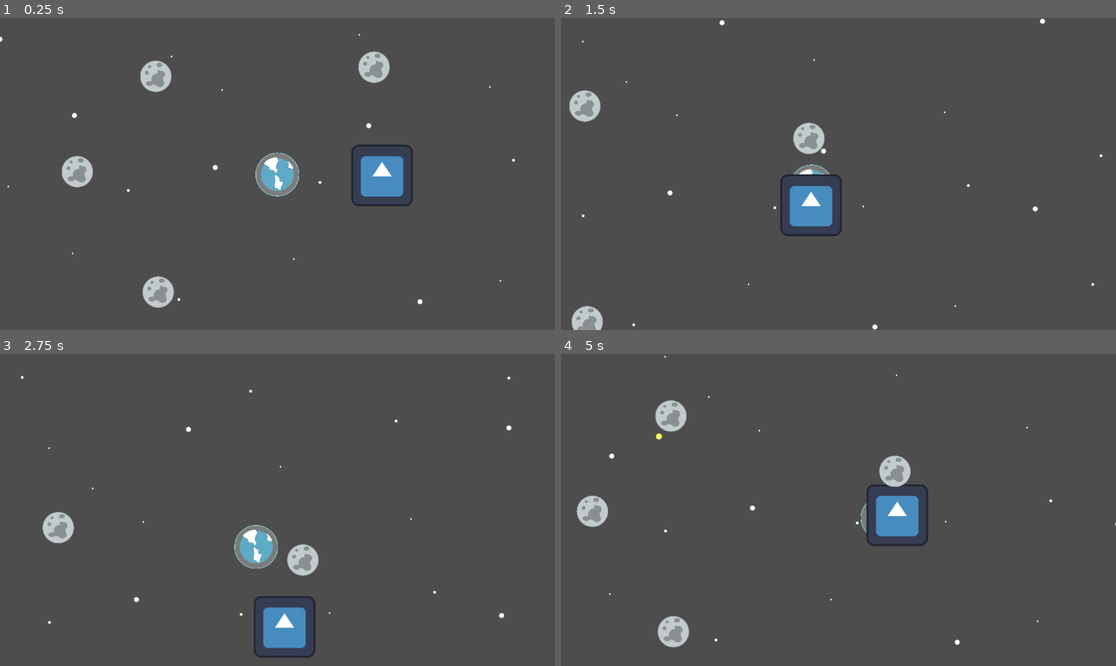
Above: before the commit, frames 1-4 (two rows, left to right).
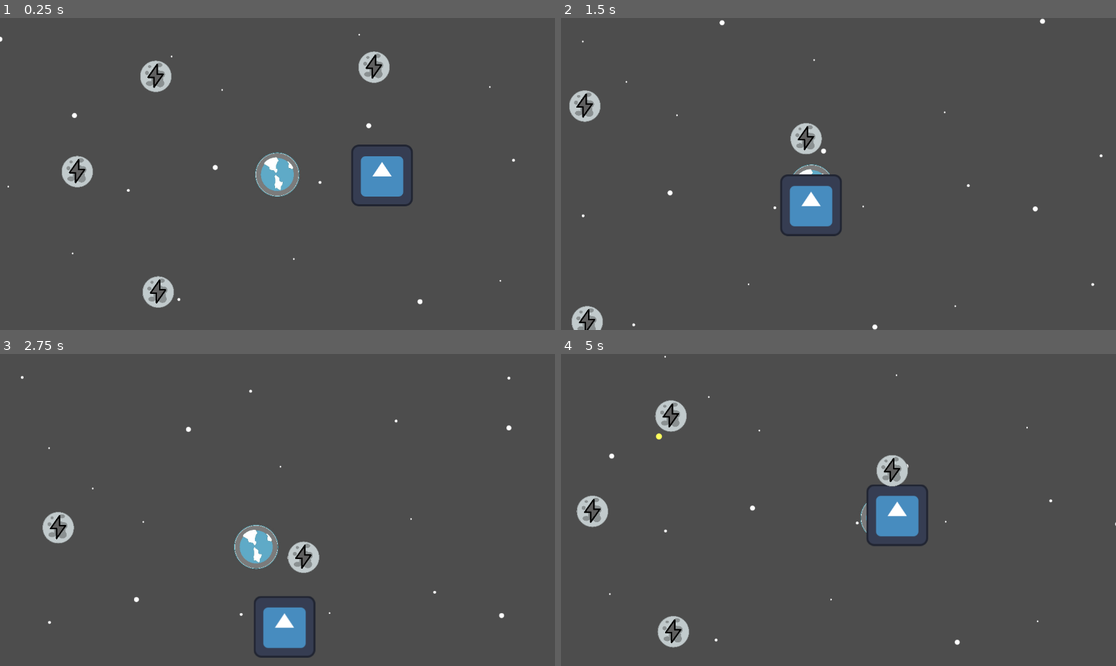
Above: after the commit, the same moments.

Repository: newohrim/planet-cycle-2d
Game: Godot game, scene res://scenes/levels/main.tscn
Two runs of this game, one before a commit and one after it. Both use one fixed random seed, a clock stepped at 60 frames per second and the inputs below. The engine's default icon, where the game draws it, is replaced by a stand-in: a white triangle on a blue panel in a dark square.
Inputs (mouse positions are in pixels of both pictures, inside the frame that each line leads up to):
- Up to frame 1 (0.25 s): no input
- Up to frame 2 (1.5 s): tap Enter at 0.5 s; move the mouse to (960, 158) at 0.52 s; move the mouse to (727, 189) at 1.27 s
- Up to frame 3 (2.75 s): move the mouse to (333, 441) at 2.02 s
- Up to frame 4 (5 s): move the mouse to (810, 572) at 2.77 s; move the mouse to (1005, 556) at 3.52 s; move the mouse to (672, 463) at 4.27 s

The runs differ from the first frame. In frame 1, 0.4% of the frame differs, in the area x 12-69%, y 11-92%; in frame 2, 0.5%; in frame 3, 0.4%; in frame 4, 0.6%, in the area x 4-64%, y 15-93%.

Commit message:
added power counter to moon, merged orbitable area into orbit move component

Diff:
--- a/scenes/entities/moon.tscn
+++ b/scenes/entities/moon.tscn
@@ -1,26 +1,49 @@
-[gd_scene load_steps=6 format=3 uid="uid://66qjc3bhf4h5"]
+[gd_scene load_steps=7 format=3 uid="uid://66qjc3bhf4h5"]
 
-[ext_resource type="Script" uid="uid://b067wr52gh0pn" path="res://scripts/nodes/orbitable_area_2d.gd" id="1_arc8c"]
 [ext_resource type="Texture2D" uid="uid://uq0m5yq34qv2" path="res://assets/sprites/moons/Moon1.png" id="1_slxk6"]
 [ext_resource type="Script" uid="uid://yn0xi8afng5w" path="res://scripts/components/orbit_move_component.gd" id="2_slxk6"]
+[ext_resource type="Texture2D" uid="uid://dthh6jd5065r7" path="res://assets/sprites/ui/bonusCounter.png" id="3_eqogm"]
+[ext_resource type="Texture2D" uid="uid://bi4fuaxag0pv0" path="res://assets/sprites/ui/bonusCounterMask.png" id="4_q645q"]
 [ext_resource type="Script" uid="uid://bcw0wxwfbp4eq" path="res://scripts/components/destroy_when_far_away.gd" id="4_upsjo"]
 
 [sub_resource type="CircleShape2D" id="CircleShape2D_b0kkn"]
 radius = 34.222378
 
-[node name="Moon" type="Area2D" node_paths=PackedStringArray("move_component") groups=["orbitable"]]
-collision_layer = 4
-collision_mask = 2
-script = ExtResource("1_arc8c")
-move_component = NodePath("MoveComponent")
-metadata/_custom_type_script = "uid://b067wr52gh0pn"
+[node name="Moon" type="Node2D"]
 
 [node name="PlanetSprite" type="Sprite2D" parent="."]
 scale = Vector2(0.13, 0.13)
 texture = ExtResource("1_slxk6")
 
-[node name="PlanetShape2D" type="CollisionShape2D" parent="."]
+[node name="PowerCounterNode" type="Node2D" parent="."]
+scale = Vector2(0.08, 0.08)
+
+[node name="PowerCounterBar" type="TextureProgressBar" parent="PowerCounterNode"]
+anchors_preset = 8
+anchor_left = 0.5
+anchor_top = 0.5
+anchor_right = 0.5
+anchor_bottom = 0.5
+offset_left = -313.0
+offset_top = -313.0
+offset_right = 313.0
+offset_bottom = 313.0
+grow_horizontal = 2
+grow_vertical = 2
+size_flags_horizontal = 4
+size_flags_vertical = 4
+fill_mode = 3
+texture_under = ExtResource("3_eqogm")
+texture_progress = ExtResource("4_q645q")
+tint_progress = Color(1, 1, 0.21568628, 1)
+
+[node name="MoonArea" type="Area2D" parent="." groups=["orbitable"]]
+collision_layer = 4
+collision_mask = 10
+
+[node name="MoonShape" type="CollisionShape2D" parent="MoonArea"]
 position = Vector2(0, 1.105)
+scale = Vector2(1.035, 1.035)
 shape = SubResource("CircleShape2D_b0kkn")
 
 [node name="MoveComponent" type="Node" parent="."]
@@ -29,3 +52,5 @@
 
 [node name="DestroyWhenFarAway" type="Node" parent="."]
 script = ExtResource("4_upsjo")
+
+[connection signal="area_entered" from="MoonArea" to="MoveComponent" method="_on_area_entered"]
--- a/scripts/components/orbit_move_component.gd
+++ b/scripts/components/orbit_move_component.gd
@@ -1,11 +1,22 @@
 class_name OrbitMoveComponent
 extends Node
 
-@export var move_speed : float = 1.0
+@export
+var target : Node2D
 
-var target : Node2D
+@export
+var move_speed : float = 1.0
+
 var cur_angle : float = 0.0  # in radians
 var radius : float
+
+func _on_area_entered(area : Area2D) -> void:
+	if area is GravityArea2D:
+		var free_idx = area.find_free_slot()
+		if free_idx < 0:
+			return
+		var _radius = area.make_orbit(owner, free_idx)
+		begin_orbit(area, _radius)
 
 func begin_orbit(_target : Node2D, _radius : float) -> void:
 	target = _target
@@ -13,14 +24,10 @@
 	set_process(true)
 
 func _ready() -> void:
-	pass
-	#if !target:
-	#	set_process(false)
+	if !target:
+		set_process(false)
 
 func _process(delta: float) -> void:
-	if !target:
-		return
-
 	cur_angle += move_speed * delta
 
 	var owner_2d = owner as Node2D
--- a/scripts/nodes/gravity_area_2d.gd
+++ b/scripts/nodes/gravity_area_2d.gd
@@ -9,20 +9,15 @@
 func _ready() -> void:
 	orbited_bodies.resize(max_bodies_on_orbit)
 
-func _on_area_entered(body: Area2D) -> void:
-	if not body.is_in_group("orbitable"):
-		return
+func find_free_slot() -> int:
+	return orbited_bodies.find_custom(func(body): return body == null)
 
-	var free_idx = _find_free_slot()
-	if free_idx < 0:
-		return
+func make_orbit(body : Node2D, idx : int) -> float:
+	assert(idx >= 0 and idx < max_bodies_on_orbit and orbited_bodies[idx] == null)
 
-	orbited_bodies[free_idx] = body
+	orbited_bodies[idx] = body
 	body.tree_exiting.connect(_remove_from_orbit.bind(body))
-	body.make_orbit(self, orbit_radius * (free_idx + 1))
-
-func _find_free_slot() -> int:
-	return orbited_bodies.find_custom(func(body): return not is_instance_valid(body))
+	return orbit_radius * (idx + 1)
 
 func _remove_from_orbit(body: Node2D) -> void:
 	var idx = orbited_bodies.find(body)
--- a/scripts/nodes/orbitable_area_2d.gd
+++ /dev/null
@@ -1,7 +0,0 @@
-class_name OrbitableArea2D
-extends Area2D
-
-@export var move_component : OrbitMoveComponent
-
-func make_orbit(target_area : GravityArea2D, orbit_radius : float):
-	move_component.begin_orbit(target_area, orbit_radius)
--- a/scripts/project_globals.gd
+++ b/scripts/project_globals.gd
@@ -1,3 +1,3 @@
 extends Node
 
-@export var view_distance = 2500
+@export var view_distance : float = 2500.0
Binary file added: assets/sprites/ui/bonusCounter.png
Not shown, added: assets/sprites/ui/bonusCounter.png.import
Binary file added: assets/sprites/ui/bonusCounterMask.png
Not shown, added: assets/sprites/ui/bonusCounterMask.png.import
Not shown, removed: scripts/nodes/orbitable_area_2d.gd.uid
